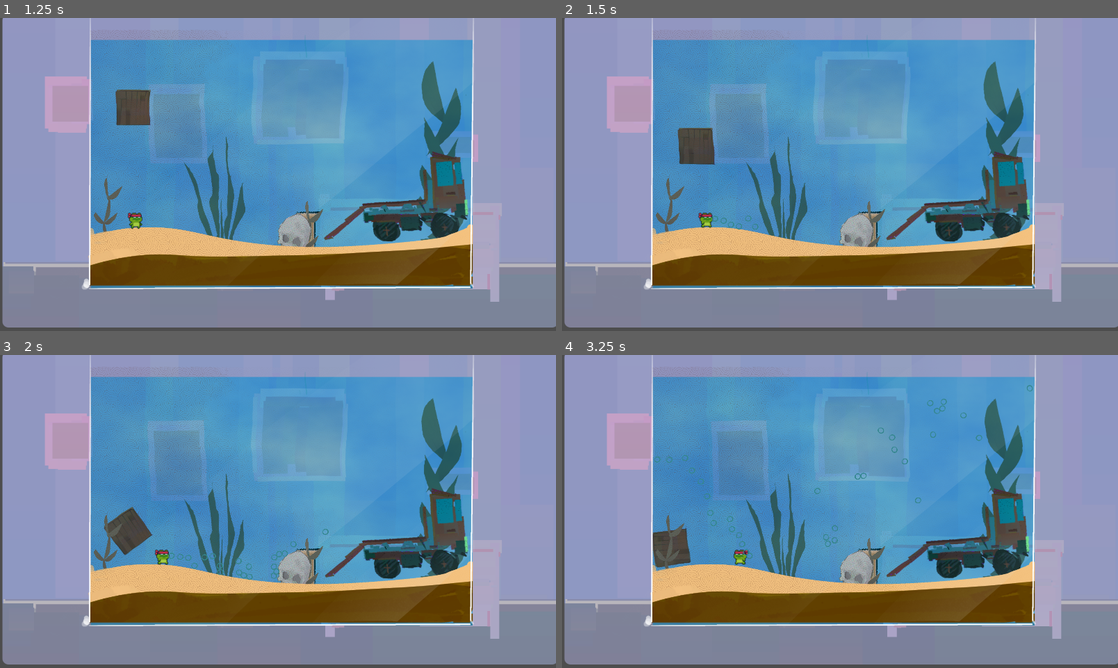
Above: before the commit, frames 1-4 (two rows, left to right).
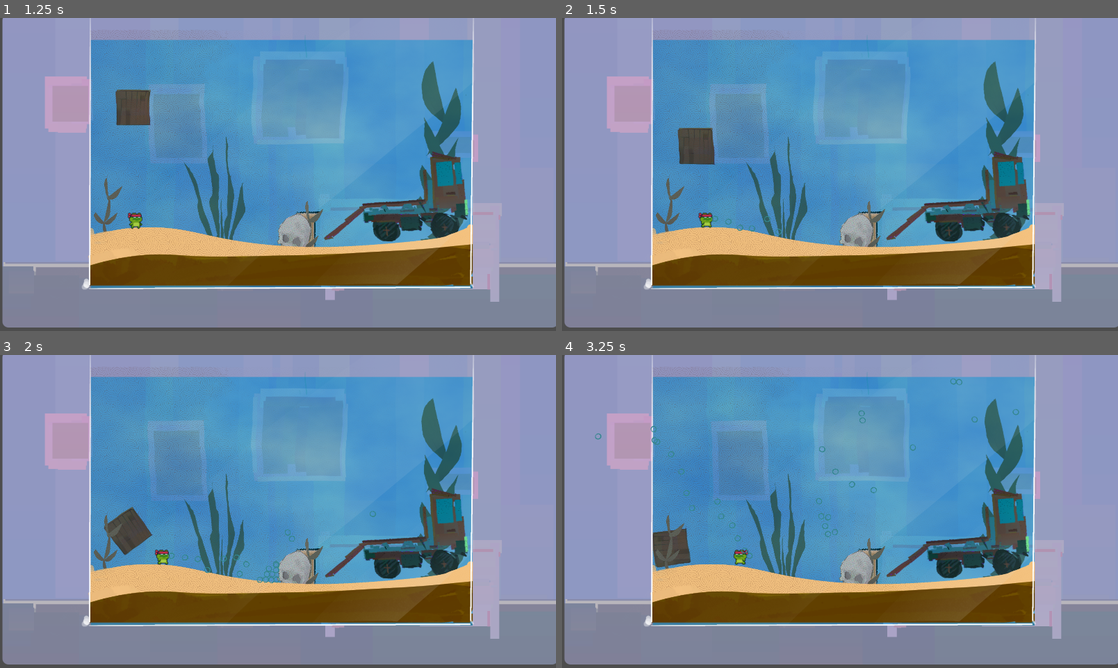
Above: after the commit, the same moments.

Repository: pR1smPrime/BikiniTop25
Game: Godot game, scene res://bikini_toppem_moving_service.tscn
Same seed, same stepped clock (60 frames per second), same inputs: the game is played once before the commit and once after it. The engine's default icon, where the game draws it, is replaced by a stand-in: a white triangle on a blue panel in a dark square.
Inputs (mouse positions are in pixels of both pictures, inside the frame that each line leads up to):
- Up to frame 1 (1.25 s): click "Play" at 0.5 s
- Up to frame 2 (1.5 s): move the mouse to (812, 237) at 1.27 s; press the mouse at (812, 237) at 1.28 s; hold D (right) from 1.28 s (still down)
- Up to frame 3 (2 s): keep holding D (right); tap W (jump) at 1.52 s
- Up to frame 4 (3.25 s): move the mouse to (1006, 558) at 2.02 s; release the mouse at (1006, 558) at 2.03 s; click (1006, 558) at 2.1 s; tap W (jump) at 2.27 s; move the mouse to (673, 464) at 2.77 s; release D (right) at 2.78 s; press the mouse at (673, 464) at 2.78 s; hold A (left) from 2.78 s (still down)

Frame 1 is identical in both runs. In frame 2, less than 0.1% of the frame differs, in the area x 28-40%, y 63-70%; in frame 3, 0.3%; in frame 4, 0.5%, in the area x 5-85%, y 7-64%.

Commit message:
tweaked beam, changed truck

Diff:
--- a/assets/objects/statics/target_truck.tscn
+++ b/assets/objects/statics/target_truck.tscn
@@ -4,7 +4,7 @@
 [ext_resource type="Texture2D" uid="uid://gh6vpad0gqj7" path="res://assets/art/spritesObjects/tx_goal_truck.png" id="1_4xrvs"]
 
 [sub_resource type="RectangleShape2D" id="RectangleShape2D_dsbib"]
-size = Vector2(212.5, 131)
+size = Vector2(227, 20)
 
 [node name="TargetTruck" type="Node2D"]
 
@@ -12,7 +12,7 @@
 script = ExtResource("1_0uf55")
 
 [node name="CollisionPolygon2D" type="CollisionShape2D" parent="Area2D"]
-position = Vector2(-9.75, 89.5)
+position = Vector2(5.5, 32)
 shape = SubResource("RectangleShape2D_dsbib")
 
 [node name="StaticBody2D" type="StaticBody2D" parent="."]
--- a/scenes/bubble_beam/bubble_beamer.gd
+++ b/scenes/bubble_beam/bubble_beamer.gd
@@ -1,7 +1,7 @@
 extends Node2D
 class_name BubbleBeamer
 
-@export var force := 1000.0
+@export var force := 1500.0
 @export var bubble_node := preload("res://scenes/bubble_projectile/bubble.tscn")
 @export var shoot_frequence := 0.005
 
